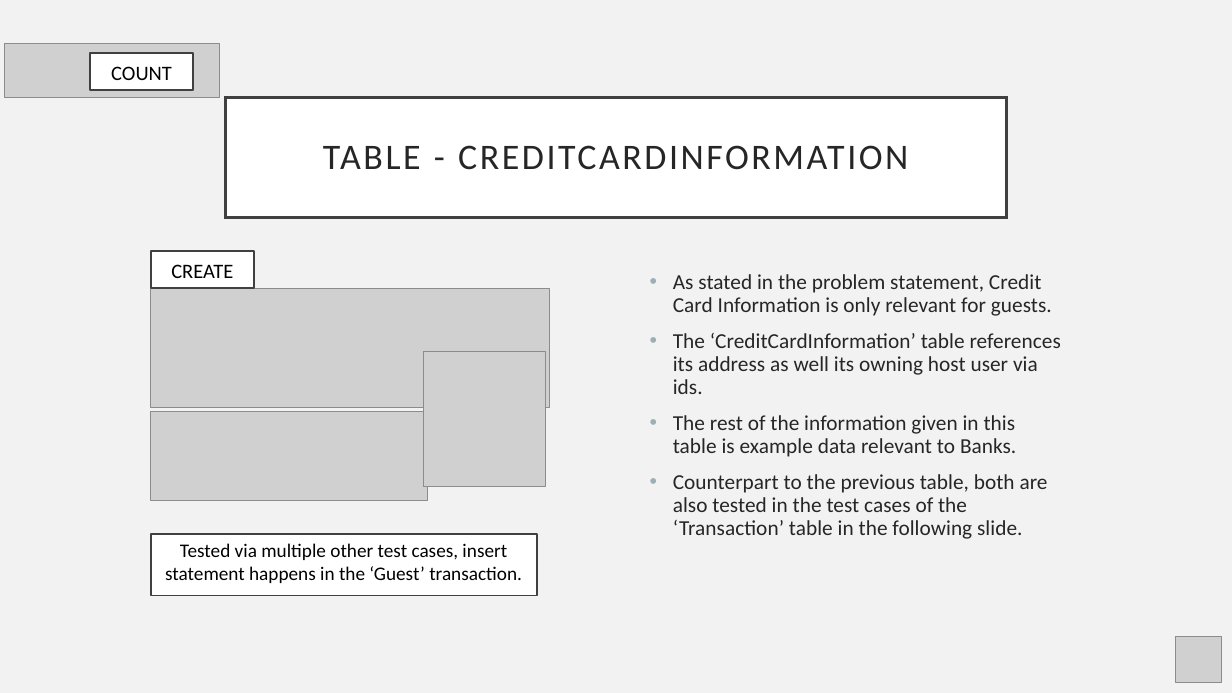
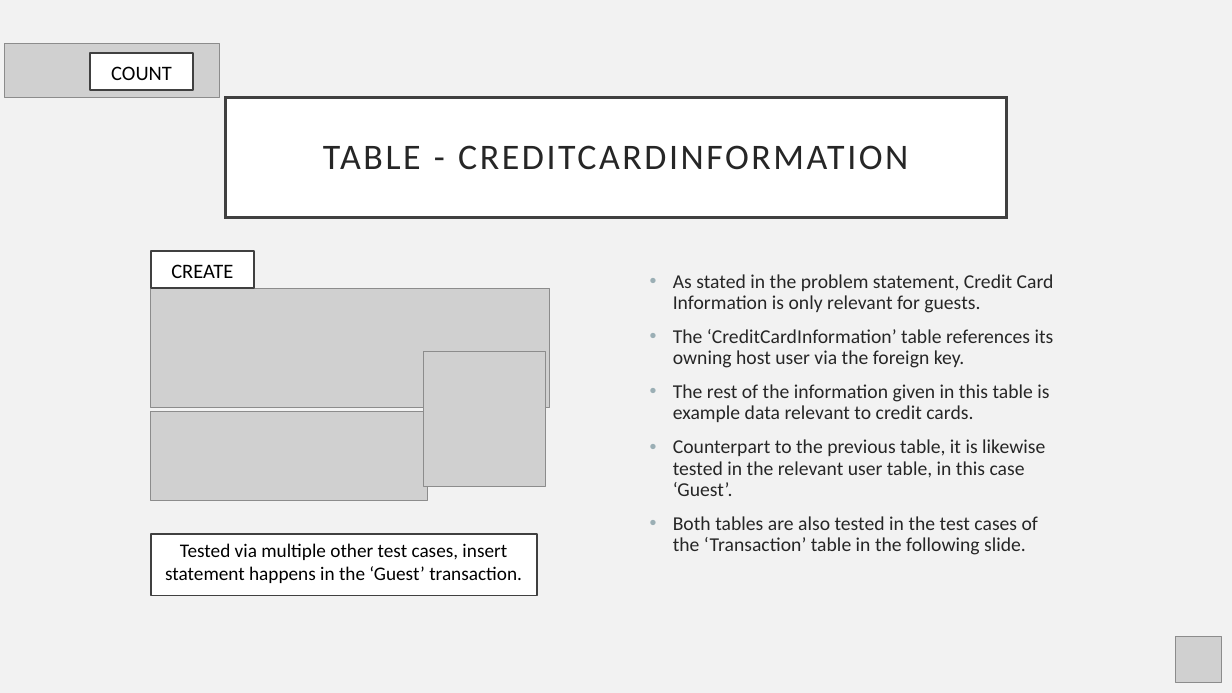
Before and after one commit to LeftEmpty/AirBnB_DBMS_Imitation, a slide deck: slide 27 of phase_2/phase_2_db_presentation.pptx. Drawn at 1232x693 pixels with LibreOffice and Linux fonts; fonts in the diff are those of the drawing; grey boxes stand for pictures. Boxes give left, top, right and bottom in pixels: in the first picture for what was removed or moved away, otherwise in the second. Text is boxed around its words. In the diff, an @@ line names an element or a change of style, - is before the commit and + after.

Commit message:
proof-read and submitted
changes:
- small changes to presentation
- removed NOT NULL from profile_image_id in Guest (screenshot v2 & data dictionary)

```diff
--- a/phase_2/phase_2_db_presentation.pptx
+++ b/phase_2/phase_2_db_presentation.pptx
@@ text at (673,274,1054,313): size 16.6 to 15.3 pt in "As stated in the problem statement, Credit ..." @@
@@ text at (673,329,1054,555): text changed; size 16.6 to 15.3 pt @@
-• The ‘CreditCardInformation’ table references its address as well its owning host user via ids.
-• The rest of the information given in this table is example data relevant to Banks.
-• Counterpart to the previous table, both are also tested in the test cases of the ‘Transaction’ table in the following slide.
+• The ‘CreditCardInformation’ table references its owning host user via the foreign key.
+• The rest of the information given in this table is example data relevant to credit cards.
+• Counterpart to the previous table, it is likewise tested in the relevant user table, in this case ‘Guest’.
+• Both tables are also tested in the test cases of the ‘Transaction’ table in the following slide.
```
Also in this commit, not shown: 23 other slides changed, 11 other files.
